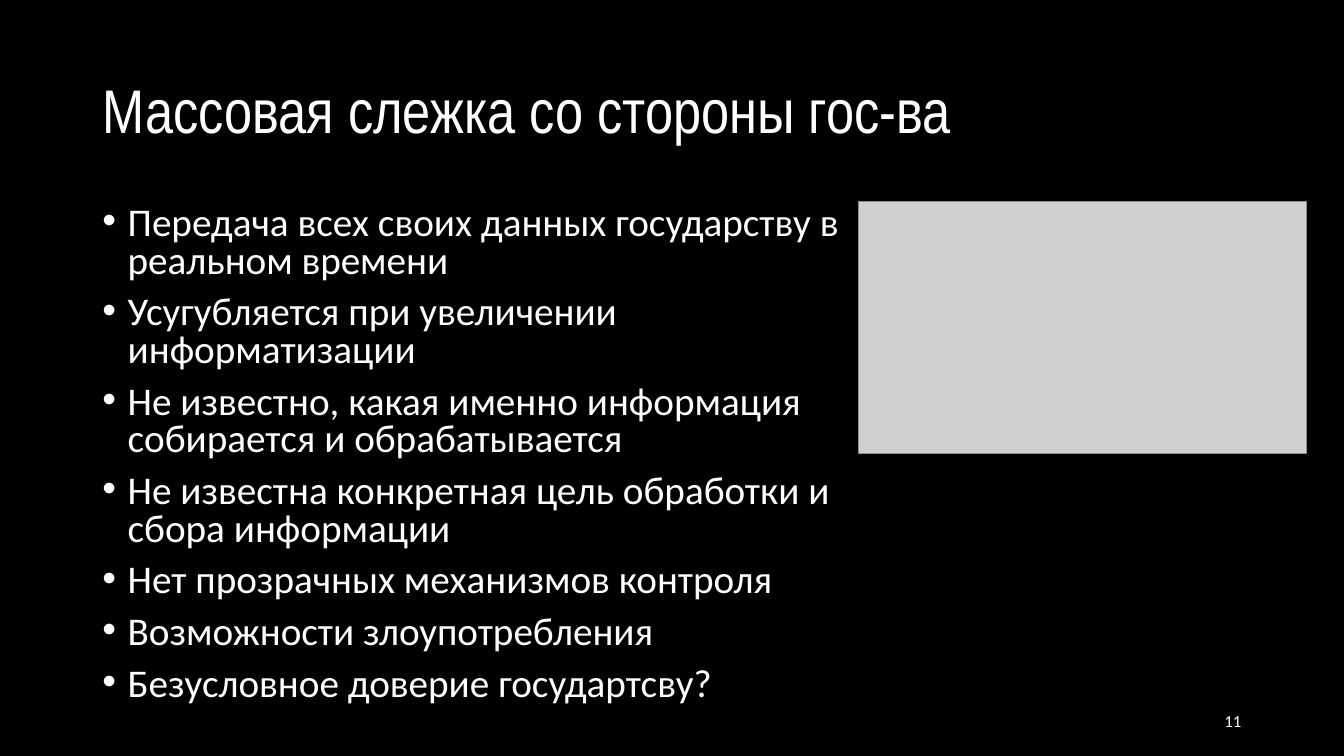
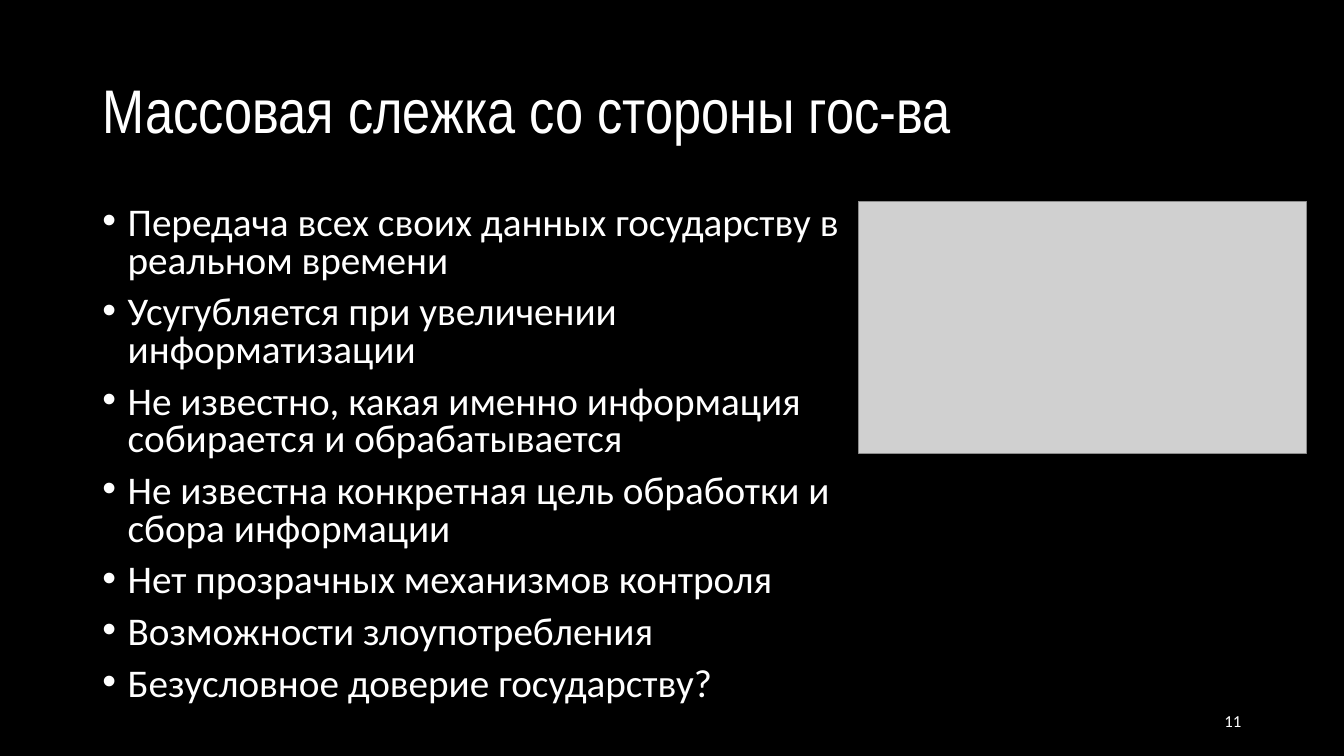
Before and after one commit to CryptoCourse/CryptoLectures, a slide deck: slide 11 of Lectures/Lecture0x1.pptx. Drawn at 1344x756 pixels with LibreOffice and Linux fonts; fonts in the diff are those of the drawing; grey boxes stand for pictures. Boxes give left, top, right and bottom in pixels: in the first picture for what was removed or moved away, otherwise in the second. Text is boxed around its words. In the diff, an @@ line names an element or a change of style, - is before the commit and + after.

```diff
--- a/Lectures/Lecture0x1.pptx
+++ b/Lectures/Lecture0x1.pptx
@@ text at (128,670,712,704): text changed @@
-• Безусловное доверие государтсву?
+• Безусловное доверие государству?
```
Also in this commit, not shown: 2 other slides changed.
